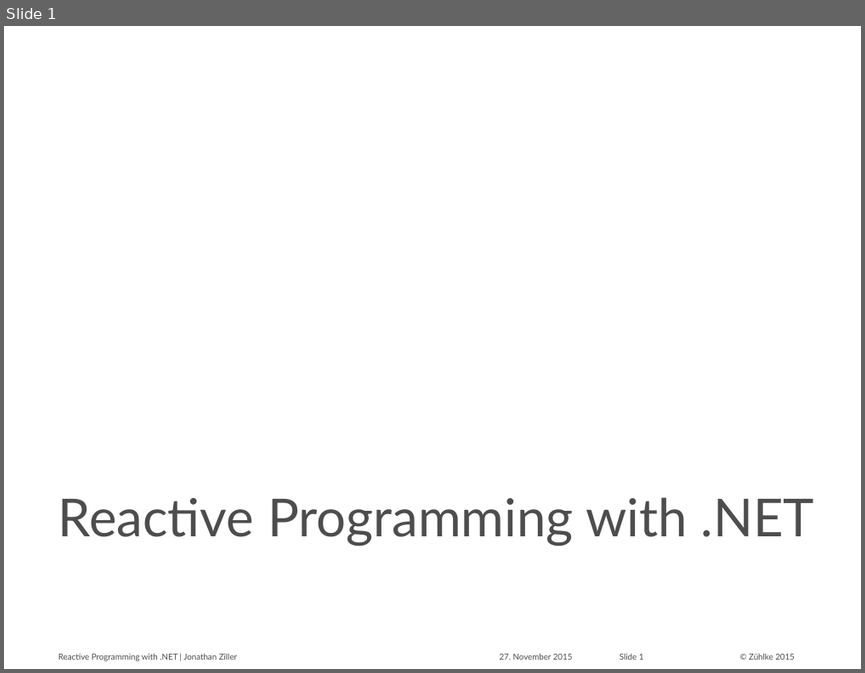
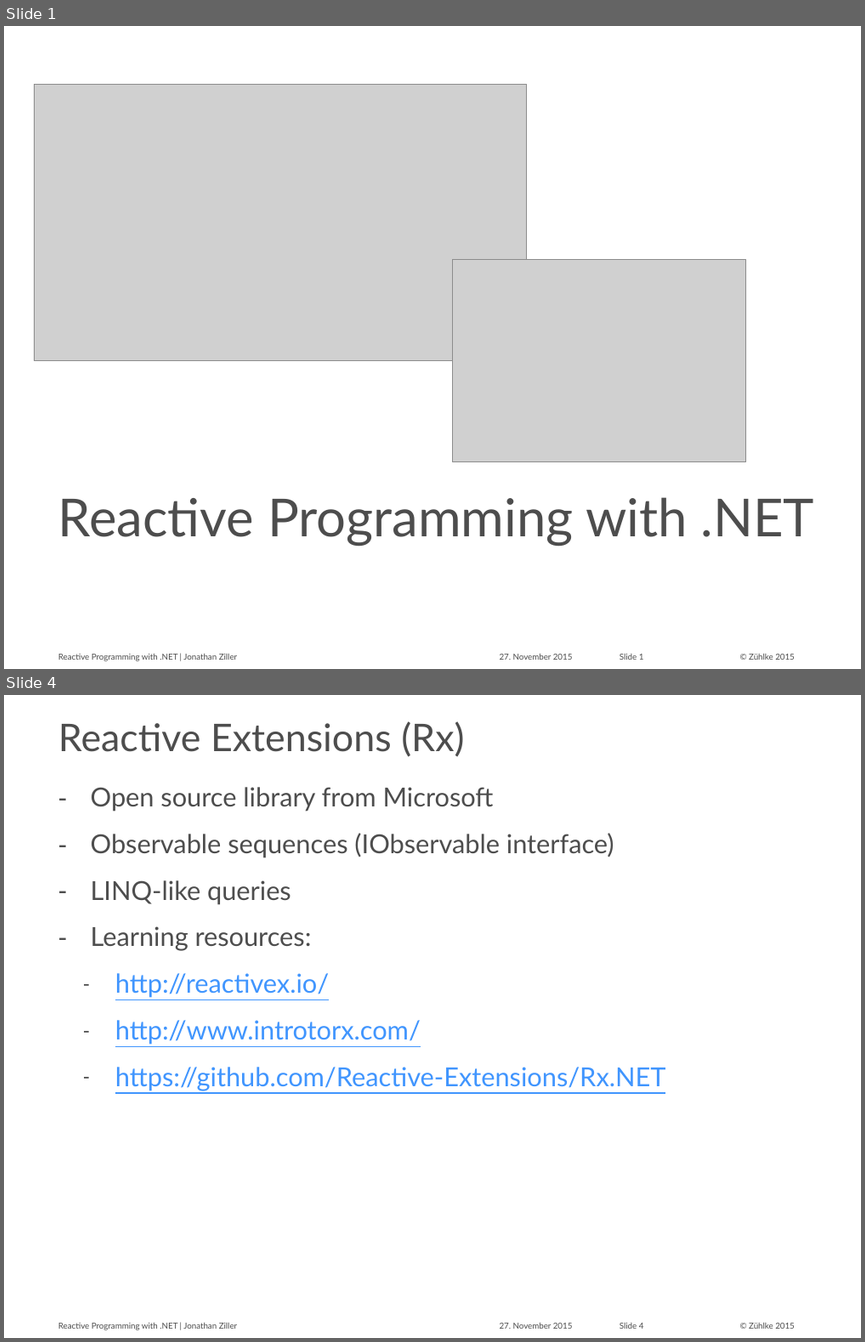
Before and after one commit to MrWolfZ/TechTalk-2015-11-27, a slide deck: Reactive Programming with .NET.pptx. Shown one above the other, each under a label of ours: slide 1 before the commit, slides 1 and 4 after it; the slides between them are not shown. The pictures are 865x673 and 865x1342 pixels, drawn with LibreOffice and Linux fonts; fonts in the diff are those of the drawing; grey boxes stand for pictures; background and template pictures are left out. Boxes give left, top, right and bottom in pixels: in the first picture for what was removed or moved away, otherwise in the second. Text is boxed around its words. In the diff, an @@ line names an element or a change of style, - is before the commit and + after.

```diff
--- a/Reactive Programming with .NET.pptx
+++ b/Reactive Programming with .NET.pptx
@@ slide 4 added at (x1=4, y1=695, x2=861, y2=1338), background #FFFFFF; not listed: 4 template elements that a slide beside it also shows @@
@@ title added at (x1=58, y1=721, x2=464, y2=757), 32 pt, text #4D4D4D @@
+Reactive Extensions (Rx)
@@ text added at (x1=91, y1=787, x2=666, y2=1091), 22 pt, text #4D4D4D @@
+– Open source library from Microsoft
+– Observable sequences (IObservable interface)
+– LINQ-like queries
+– Learning resources:
+  – http://reactivex.io/
+  – http://www.introtorx.com/
+  – https://github.com/Reactive-Extensions/Rx.NET
@@ slide 1 changed as well @@
@@ picture added at (x1=34, y1=85, x2=526, y2=361) @@
@@ picture added at (x1=452, y1=260, x2=745, y2=462) @@
```
Also in this commit, not shown: 6 other slides added, 7 slides removed.
